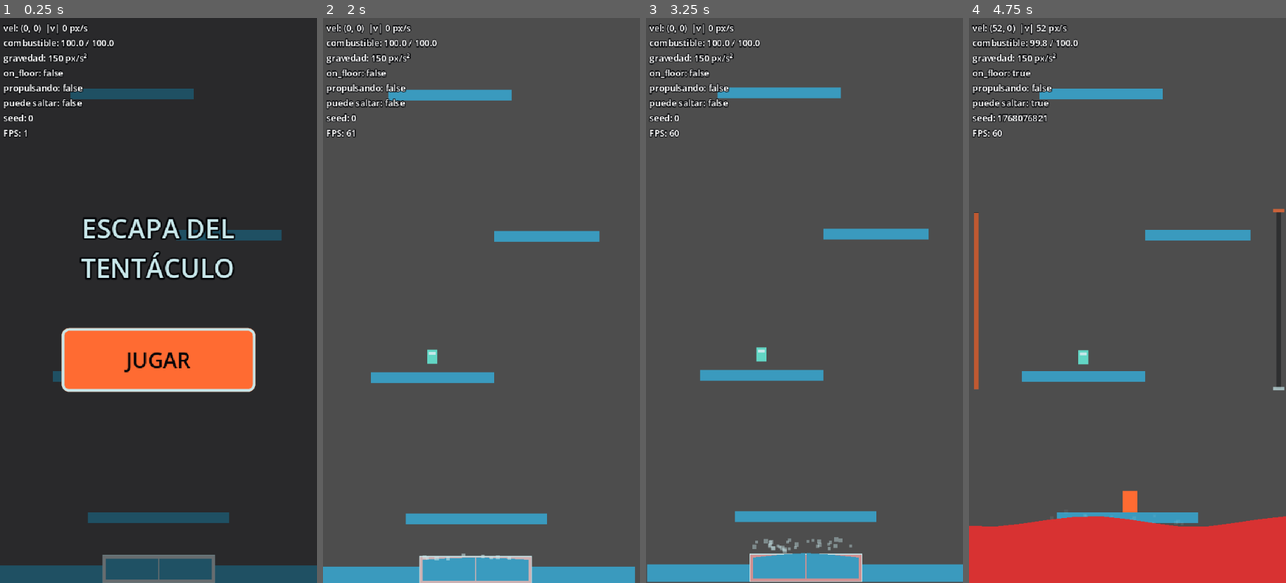
Above: before the commit, frames 1-4 (left to right).
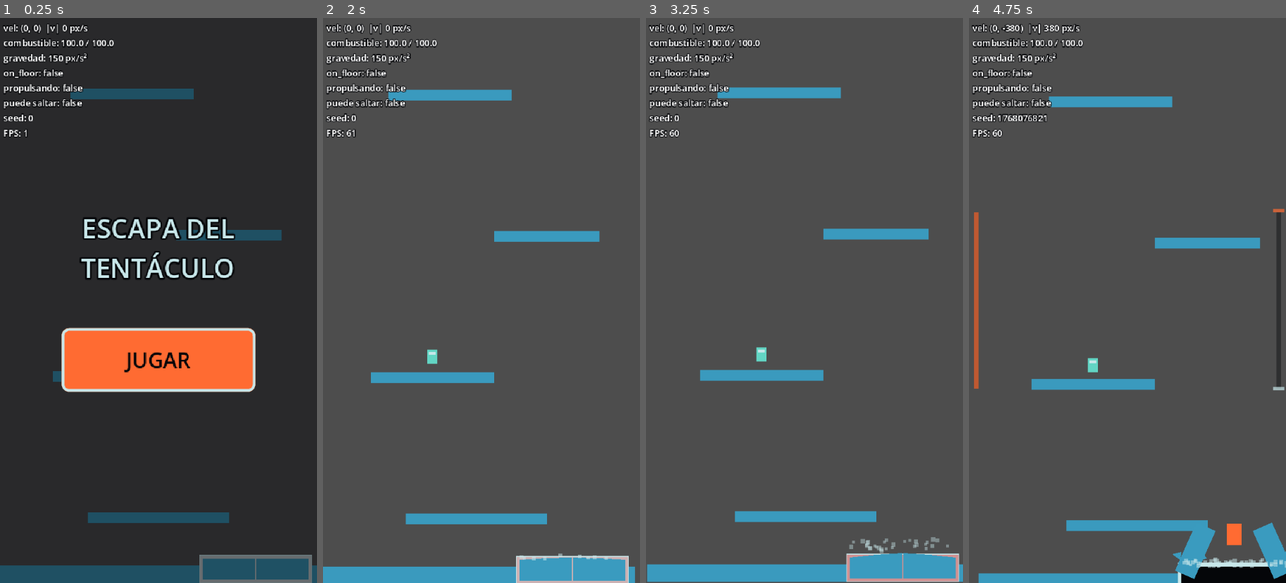
Above: after the commit, the same moments.

Repository: lucantarellis/escapa-del-tentaculo
Game: Godot game, scene res://scenes/main/Main.tscn
Same seed, same stepped clock (60 frames per second), same inputs: the game is played once before the commit and once after it.
Inputs:
- Up to frame 1 (0.25 s): no input
- Up to frame 2 (2 s): click "JUGAR" at 0.5 s; hold D (move_right) from 1.28 s (still down); tap Space (jump) at 1.35, 1.52, 1.82 s
- Up to frame 3 (3.25 s): tap Space (jump) at 2.1, 2.27, 2.57, 2.85 s; release D (move_right) at 2.78 s; hold A (move_left) from 2.78 s (still down)
- Up to frame 4 (4.75 s): release A (move_left) at 3.53 s; hold D (move_right) from 3.53 s (still down); tap Space (jump) at 3.6, 3.77, 4.07, 4.35, 4.52 s

The runs differ from the first frame. In frame 1, 1.7% of the frame differs, in the area x 32-99%, y 95-100%; in frame 2, 1.7%; in frame 3, 2.3%; in frame 4, 16%, in the area x 0-100%, y 1-100%.

Commit message:
paso8e: ruptura de la escotilla, lanzamiento y entrada del tentáculo
Co-Authored-By: Claude Sonnet 5 <noreply@anthropic.com>
Claude-Session: https://claude.ai/code/session_018qo2v3Lhp5FUCtzjLKFukp

Diff:
--- a/resources/configs/intro_config.tres
+++ b/resources/configs/intro_config.tres
@@ -14,3 +14,12 @@
 gas_amount = 24
 gas_lifetime = 0.9
 gas_speed = 90.0
+break_shake_amplitude = 16.0
+break_shake_duration = 0.6
+break_gas_amount = 80
+break_duration = 0.35
+break_debris_count = 6
+launch_speed = 400.0
+control_lock_time = 0.5
+tentacle_entry_delay = 1.5
+tentacle_entry_duration = 1.0
--- a/scenes/levels/segments/SegmentStart.tscn
+++ b/scenes/levels/segments/SegmentStart.tscn
@@ -66,7 +66,7 @@
 position = Vector2(180, -92)
 
 [node name="HatchAnchor" type="Marker2D" parent="."]
-position = Vector2(180, -20)
+position = Vector2(290, -20)
 
 [node name="FuelTank1" parent="." instance=ExtResource("tank")]
 position = Vector2(130, -258)
--- a/scripts/intro/hatch.gd
+++ b/scripts/intro/hatch.gd
@@ -38,10 +38,24 @@
 const HIT_SHAKE_PX: float = 3.0
 ## Duración de la sacudida de la escotilla. Solo visual. Unidad: s.
 const HIT_SHAKE_TIME: float = 0.3
+## Gravedad de los fragmentos de la ruptura. Solo visual. Unidad: px/s².
+const DEBRIS_GRAVITY: float = 900.0
+## Rango de velocidad de los fragmentos al salir. Solo visual. Unidad: px/s.
+const DEBRIS_SPEED_MIN: float = 120.0
+const DEBRIS_SPEED_MAX: float = 300.0
+## Vida de un fragmento (cae fuera de pantalla). Solo visual. Unidad: s.
+const DEBRIS_LIFETIME: float = 1.4
+## Tamaño de un fragmento. Solo visual. Unidad: px.
+const DEBRIS_SIZE: float = 9.0
+## Giro máximo de un fragmento. Solo visual. Unidad: rad/s.
+const DEBRIS_SPIN: float = 8.0
 ## Apertura del cono del gas. Solo visual. Unidad: grados.
 const GAS_SPREAD_DEG: float = 35.0
 ## Tamaño de las partículas de gas (sin textura). Solo visual. Unidad: px.
 const GAS_PARTICLE_SIZE: float = 5.0
+
+## Se emite cuando termina la animación de apertura de [method break_open].
+signal break_finished
 
 ## Parámetros de la intro (gas). Lo asigna [LevelController]; si queda vacío se usan los valores
 ## por defecto de [IntroConfig].
@@ -58,6 +72,7 @@
 var _hits: int = 0
 var _broken: bool = false
 var _shake_tween: Tween
+var _break_tween: Tween
 
 
 func _ready() -> void:
@@ -76,7 +91,37 @@
 	_hits += 1
 	_refresh()
 	_shake_visual(strength)
-	_burst_gas(strength)
+	_burst_gas(roundi(_get_config().gas_amount * strength))
+
+
+## Rompe la escotilla con animación: ráfaga grande de gas (`break_gas_amount`), fragmentos que
+## salen despedidos (`break_debris_count`) y las hojas que se abren en `break_duration` s hasta
+## dejar el marco y el hueco oscuro. Desde que se llama, [method is_broken] es `true`. Al terminar
+## la apertura emite [signal break_finished]. Ignorado si ya está rota.
+func break_open() -> void:
+	if _broken:
+		return
+	var cfg: IntroConfig = _get_config()
+	_broken = true
+	if _shake_tween != null:
+		_shake_tween.kill()
+	_visual.position = Vector2.ZERO
+	_hole.visible = true
+	_glow.visible = false
+	# Aplana el abombamiento de los golpes: las hojas se abren desde su posición cerrada.
+	_leaf_left.polygon = _leaf_polygon(0.0, 1.0)
+	_leaf_right.polygon = _leaf_polygon(0.0, -1.0)
+	_burst_gas(cfg.break_gas_amount)
+	_spawn_debris(cfg.break_debris_count)
+	if _break_tween != null:
+		_break_tween.kill()
+	_break_tween = create_tween().set_parallel(true)
+	var duration: float = maxf(cfg.break_duration, 0.01)
+	_break_tween.tween_property(_leaf_left, "rotation", -BROKEN_LEAF_ANGLE, duration) \
+		.set_trans(Tween.TRANS_BACK).set_ease(Tween.EASE_OUT)
+	_break_tween.tween_property(_leaf_right, "rotation", BROKEN_LEAF_ANGLE, duration) \
+		.set_trans(Tween.TRANS_BACK).set_ease(Tween.EASE_OUT)
+	_break_tween.chain().tween_callback(break_finished.emit)
 
 
 ## Fija el estado final sin animación: [param broken] `true` = rota (hojas abiertas, hueco
@@ -86,6 +131,8 @@
 	_hits = 0
 	if _shake_tween != null:
 		_shake_tween.kill()
+	if _break_tween != null:
+		_break_tween.kill()
 	_visual.position = Vector2.ZERO
 	_refresh()
 
@@ -183,9 +230,10 @@
 	_gas.color_ramp = ramp
 
 
-func _burst_gas(strength: float) -> void:
+# Suelta una ráfaga de [param amount] partículas.
+func _burst_gas(amount: int) -> void:
 	var cfg: IntroConfig = _get_config()
-	_gas.amount = maxi(1, roundi(cfg.gas_amount * strength))
+	_gas.amount = maxi(1, amount)
 	_gas.lifetime = cfg.gas_lifetime
 	_gas.initial_velocity_min = cfg.gas_speed * 0.6
 	_gas.initial_velocity_max = cfg.gas_speed
@@ -200,3 +248,29 @@
 	_shake_tween = create_tween()
 	_shake_tween.tween_property(_visual, "position", Vector2.ZERO, HIT_SHAKE_TIME) \
 		.set_trans(Tween.TRANS_ELASTIC).set_ease(Tween.EASE_OUT)
+
+
+# Fragmentos de las hojas que salen despedidos hacia arriba y caen fuera de pantalla.
+func _spawn_debris(count: int) -> void:
+	for i: int in maxi(count, 0):
+		var piece := Polygon2D.new()
+		piece.color = COLOR_LEAF
+		piece.polygon = PackedVector2Array([
+			Vector2(-DEBRIS_SIZE * 0.5, -DEBRIS_SIZE * 0.5),
+			Vector2(DEBRIS_SIZE * randf_range(0.4, 0.9), -DEBRIS_SIZE * 0.2),
+			Vector2(0.0, DEBRIS_SIZE * randf_range(0.4, 0.8)),
+		])
+		var origin: Vector2 = Vector2(randf_range(-_leaf_half_width(), _leaf_half_width()), FRAME_TOP)
+		piece.position = origin
+		add_child(piece)
+		var velocity: Vector2 = Vector2.from_angle(randf_range(-PI * 0.85, -PI * 0.15)) * randf_range(DEBRIS_SPEED_MIN, DEBRIS_SPEED_MAX)
+		var spin: float = randf_range(-DEBRIS_SPIN, DEBRIS_SPIN)
+		var tween: Tween = create_tween()
+		tween.tween_method(_move_debris.bind(piece, origin, velocity, spin), 0.0, DEBRIS_LIFETIME, DEBRIS_LIFETIME)
+		tween.tween_callback(piece.queue_free)
+
+
+# Movimiento parabólico de un fragmento en el instante [param t] (s).
+func _move_debris(t: float, piece: Polygon2D, origin: Vector2, velocity: Vector2, spin: float) -> void:
+	piece.position = origin + velocity * t + Vector2(0.0, 0.5 * DEBRIS_GRAVITY * t * t)
+	piece.rotation = spin * t
--- a/scripts/intro/intro_config.gd
+++ b/scripts/intro/intro_config.gd
@@ -1,6 +1,7 @@
 class_name IntroConfig
 extends Resource
-## Parámetros de la intro de la escotilla: golpes, vibración de cámara y gas.
+## Parámetros de la intro de la escotilla: golpes, vibración de cámara, gas, ruptura, lanzamiento
+## del jugador y entrada del tentáculo.
 ##
 ## Se editan desde el inspector sobre `resources/configs/intro_config.tres`. Todos los tiempos y
 ## magnitudes de la secuencia viven acá; los scripts de la intro no llevan números propios de
@@ -31,3 +32,28 @@
 @export var gas_lifetime: float = 0.9
 ## Velocidad de salida del gas. Unidad: px/s.
 @export var gas_speed: float = 90.0
+
+@export_group("Ruptura")
+## Amplitud de la vibración de cámara de la ruptura. Unidad: px.
+@export var break_shake_amplitude: float = 16.0
+## Duración de esa vibración. Unidad: s.
+@export var break_shake_duration: float = 0.6
+## Partículas de la ráfaga grande de gas de la ruptura.
+@export var break_gas_amount: int = 80
+## Duración de la animación de apertura de las hojas. Unidad: s.
+@export var break_duration: float = 0.35
+## Fragmentos de polígono que salen despedidos al romperse.
+@export var break_debris_count: int = 6
+
+@export_group("Lanzamiento")
+## Velocidad vertical inicial del jugador, hacia arriba. Unidad: px/s.
+@export var launch_speed: float = 400.0
+## Tiempo tras el lanzamiento en que el jugador no responde al Input (la inercia y la gravedad
+## siguen actuando). Unidad: s.
+@export var control_lock_time: float = 0.5
+
+@export_group("Tentáculo")
+## Espera entre la ruptura y el inicio de la entrada del tentáculo. Unidad: s.
+@export var tentacle_entry_delay: float = 1.5
+## Duración de la subida del tentáculo desde fuera de pantalla hasta su posición. Unidad: s.
+@export var tentacle_entry_duration: float = 1.0
--- a/scripts/intro/intro_director.gd
+++ b/scripts/intro/intro_director.gd
@@ -1,6 +1,6 @@
 class_name IntroDirector
 extends Node
-## Director de la intro: orquesta la secuencia de golpes llamando hacia abajo a [Hatch],
+## Director de la intro: orquesta la secuencia de golpes, ruptura y lanzamiento llamando hacia abajo a [Hatch],
 ## [ScrollCamera], [Player] y [Tentacle], y avisa hacia arriba con señales.
 ##
 ## Lo crea [LevelController] en [method LevelController.play_intro]. Como el nivel está en pausa
@@ -10,7 +10,11 @@
 
 ## Se emite en cada golpe. [param index] cuenta desde 0.
 signal hit(index: int)
-## Se emite al terminar la secuencia (después de la pausa posterior al último golpe).
+## Se emite en el instante de la ruptura, con el jugador ya lanzado. [LevelController] responde
+## empezando la partida (`GameManager.start_run`, HUD, scroll).
+signal broken
+## Se emite al terminar la secuencia (cuando el tentáculo empieza a entrar, o al saltearse esa
+## entrada porque la partida ya terminó).
 signal finished
 
 ## Parámetros de la secuencia. Lo asigna [LevelController].
@@ -59,8 +63,27 @@
 		var pause: float = config.hit_interval if i < config.hit_count - 1 else config.pre_break_pause
 		if not await _wait(pause):
 			return
+	_break_and_launch()
+	# El tentáculo tarda en aparecer. Si la partida terminó antes (ganó o perdió), no entra.
+	if not await _wait(config.tentacle_entry_delay):
+		return
+	if GameManager.get_state() == GameManager.State.PLAYING:
+		_tentacle.enter(config.tentacle_entry_duration)
 	_playing = false
 	finished.emit()
+
+
+# Ruptura: la escotilla se rompe, la cámara vibra más fuerte y el jugador sale disparado hacia
+# arriba desde la escotilla. Desde este momento la partida está en curso (señal [signal broken]).
+func _break_and_launch() -> void:
+	_hatch.break_open()
+	_camera.shake(config.break_shake_amplitude, config.break_shake_duration)
+	# Desde ya vigila la caída: no hace falta que el tentáculo haya entrado para que caer bajo la
+	# pantalla mate.
+	_tentacle.set_fall_watch(true)
+	_player.global_position = _hatch.get_launch_position()
+	_player.launch(Vector2(0.0, -config.launch_speed), config.control_lock_time)
+	broken.emit()
 
 
 # Espera [param seconds]. Devuelve false si el director salió del árbol mientras tanto.
--- a/scripts/levels/level_controller.gd
+++ b/scripts/levels/level_controller.gd
@@ -91,14 +91,21 @@
 			_hud.visible = false
 
 
-## Empieza la partida: reanuda el nivel si estaba en pausa (ver [member autostart]) y avisa al
-## game manager. Llamarlo más de una vez no hace nada.
+## Empieza la partida ya, sin intro: reanuda el nivel si estaba en pausa (ver [member autostart]),
+## deja al tentáculo activo y al jugador libre, y avisa al game manager. Llamarlo más de una vez no
+## hace nada.
 func begin() -> void:
+	_begin(true)
+
+
+# Empieza la partida. [param activate_tentacle] `false` deja al tentáculo inactivo: lo usa la intro,
+# donde el director lo hace entrar más tarde.
+func _begin(activate_tentacle: bool) -> void:
 	if _started:
 		return
 	_started = true
-	# Siempre deja al tentáculo activo y al jugador libre (la intro los tenía apagados).
-	_tentacle.set_active(true)
+	if activate_tentacle:
+		_tentacle.set_active(true)
 	_player.set_frozen(false)
 	process_mode = Node.PROCESS_MODE_INHERIT
 	if _debug_overlay != null:
@@ -109,7 +116,8 @@
 
 
 ## Reproduce la intro de la escotilla: el nivel sigue en pausa y solo se mueven la escotilla, el gas
-## y la vibración de cámara; al terminar la secuencia llama a [method begin]. Sin escotilla o sin
+## y la vibración de cámara. Tras los golpes la escotilla se rompe, el jugador sale disparado y en
+## ese instante empieza la partida; el tentáculo entra un rato después. Sin escotilla o sin
 ## [member intro_config] empieza directo. Ignorado si la partida o la intro ya empezaron. El
 ## `GameManager` sigue en `READY` hasta [method begin], así que R no hace nada mientras dura.
 func play_intro() -> void:
@@ -122,12 +130,19 @@
 	_intro_director = IntroDirector.new()
 	_intro_director.config = intro_config
 	add_child(_intro_director)
+	_intro_director.broken.connect(_on_intro_broken)
 	_intro_director.finished.connect(_on_intro_finished)
 	_intro_director.play(_hatch, _camera, _player, _tentacle)
 
 
+# La ruptura empieza la partida. El tentáculo sigue inactivo: lo hace entrar el director.
+func _on_intro_broken() -> void:
+	_begin(false)
+
+
 func _on_intro_finished() -> void:
-	begin()
+	_intro_director.queue_free()
+	_intro_director = null
 
 
 func _exit_tree() -> void:
--- a/scripts/player/player.gd
+++ b/scripts/player/player.gd
@@ -49,6 +49,8 @@
 var _was_empty: bool = false
 ## true mientras el jugador está congelado (ver [method set_frozen]).
 var _frozen: bool = false
+## Tiempo que le queda al bloqueo del Input tras un lanzamiento (ver [method launch]). Unidad: s.
+var _control_lock_left: float = 0.0
 
 
 func _ready() -> void:
@@ -64,7 +66,10 @@
 func _physics_process(delta: float) -> void:
 	if not _is_alive:
 		return
-	var input: Vector2 = Input.get_vector("move_left", "move_right", "move_up", "move_down")
+	# Con el control bloqueado (tras un lanzamiento) no se lee el Input: solo actúan la inercia y la gravedad.
+	var locked: bool = _control_lock_left > 0.0
+	_control_lock_left = maxf(_control_lock_left - delta, 0.0)
+	var input: Vector2 = Vector2.ZERO if locked else Input.get_vector("move_left", "move_right", "move_up", "move_down")
 	var on_floor: bool = is_on_floor()
 	# Sobre una superficie el eje horizontal se camina (sin combustible); el jetpack solo
 	# se usa solo para subir.
@@ -78,7 +83,8 @@
 	elif not walking:
 		velocity = velocity.move_toward(Vector2.ZERO, config.coasting_drag * delta)
 	_apply_gravity(delta)
-	_try_jump()
+	if not locked:
+		_try_jump()
 	_move_with_bounce()
 	_update_fuel(thrusting, delta)
 	_set_thrusting(thrusting)
@@ -180,6 +186,21 @@
 		_update_visuals(Vector2.ZERO)
 
 
+## Lanza al jugador: lo descongela, le da [param launch_velocity] (px/s) y bloquea el Input
+## durante [param control_lock] s (propulsión, caminata y salto). En ese tiempo la inercia
+## (`coasting_drag`) y la gravedad actúan normalmente y las colisiones también. La cuenta se lleva
+## en `_physics_process`. [method reset] la anula. La usa la intro al romperse la escotilla.
+func launch(launch_velocity: Vector2, control_lock: float) -> void:
+	set_frozen(false)
+	velocity = launch_velocity
+	_control_lock_left = maxf(control_lock, 0.0)
+
+
+## Devuelve true mientras el Input está bloqueado por un lanzamiento (ver [method launch]).
+func is_control_locked() -> bool:
+	return _control_lock_left > 0.0
+
+
 ## Devuelve true si el jugador está congelado (ver [method set_frozen]).
 func is_frozen() -> bool:
 	return _frozen
@@ -189,6 +210,7 @@
 ## el combustible inicial.
 func reset(spawn_position: Vector2) -> void:
 	set_frozen(false)
+	_control_lock_left = 0.0
 	global_position = spawn_position
 	velocity = Vector2.ZERO
 	_is_alive = true
--- a/scripts/tentacle/tentacle.gd
+++ b/scripts/tentacle/tentacle.gd
@@ -35,6 +35,11 @@
 var _player: Player
 ## false mientras el tentáculo está oculto e inofensivo (ver [method set_active]).
 var _active: bool = true
+## true = con el tentáculo inactivo, igual vigila que el jugador no caiga bajo la pantalla.
+var _watch_fall: bool = false
+## Desfase vertical de la entrada (ver [method enter]): positivo = más abajo. Unidad: px.
+var _entry_offset: float = 0.0
+var _entry_tween: Tween
 
 
 func _ready() -> void:
@@ -53,6 +58,10 @@
 
 
 func _physics_process(delta: float) -> void:
+	if not _active:
+		# Solo la red de seguridad de caída (ver [method set_fall_watch]).
+		_check_fell()
+		return
 	if _rising:
 		var speed: float = config.extra_rise_speed
 		# Con la cámara detenida en el final del nivel, sigue subiendo hasta cubrir la pantalla.
@@ -85,7 +94,7 @@
 	_active = active
 	visible = active
 	_kill_zone.set_deferred("monitoring", active)
-	set_physics_process(active)
+	set_physics_process(active or _watch_fall)
 	set_process(active)
 	if active:
 		_follow_camera()
@@ -93,6 +102,35 @@
 		_update_body_polygon()
 
 
+## Con [param watch] `true`, un tentáculo inactivo sigue vigilando la caída: si el jugador cae bajo
+## el borde inferior de la pantalla muere con `&"fell"`, sin que el tentáculo haga falta. La intro lo
+## enciende en la ruptura (cuando empieza la partida) y el tentáculo entra recién después. Con el
+## tentáculo activo no cambia nada (el chequeo ya corre).
+func set_fall_watch(watch: bool) -> void:
+	_watch_fall = watch
+	if camera != null:
+		set_physics_process(_active or _watch_fall)
+
+
+## Activa el tentáculo y lo hace subir desde debajo de la pantalla hasta su posición normal en
+## [param duration] s (siempre anclado a la cámara). Mientras sube ya es letal donde esté su borde
+## superior. [method reset] cancela la entrada. La llama la intro tras `tentacle_entry_delay`.
+func enter(duration: float) -> void:
+	if camera == null:
+		return
+	if _entry_tween != null:
+		_entry_tween.kill()
+	# Arranca con el borde superior (más la onda) justo bajo el borde inferior de la pantalla.
+	_entry_offset = config.visible_height + config.wobble_amplitude
+	set_active(true)
+	if duration <= 0.0:
+		_entry_offset = 0.0
+		_follow_camera()
+		return
+	_entry_tween = create_tween()
+	_entry_tween.tween_property(self, "_entry_offset", 0.0, duration)
+
+
 ## Devuelve true si el tentáculo está activo (ver [method set_active]).
 func is_active() -> bool:
 	return _active
@@ -100,6 +138,9 @@
 
 ## Vuelve a la posición inicial (anulando el ascenso extra acumulado) y reanuda el ascenso.
 func reset() -> void:
+	if _entry_tween != null:
+		_entry_tween.kill()
+	_entry_offset = 0.0
 	_extra_rise = 0.0
 	_rising = true
 	_follow_camera()
@@ -107,7 +148,7 @@
 
 func _follow_camera() -> void:
 	var rect: Rect2 = camera.get_visible_rect()
-	global_position = Vector2(rect.position.x, camera.get_bottom_y() - config.visible_height - _extra_rise)
+	global_position = Vector2(rect.position.x, camera.get_bottom_y() - config.visible_height - _extra_rise + _entry_offset)
 
 
 ## Profundidad del cuerpo: desde el borde superior hasta pasado el borde de la pantalla.
Not shown, changed: README.md
Not shown, changed: docs/ARQUITECTURA.md
Not shown, changed: docs/mecanicas/intro-escotilla.md
Not shown, changed: docs/mecanicas/jugador.md
Not shown, changed: docs/mecanicas/niveles-por-segmentos.md
Not shown, changed: docs/mecanicas/pantalla-titulo.md
Not shown, changed: docs/mecanicas/tentaculo.md
